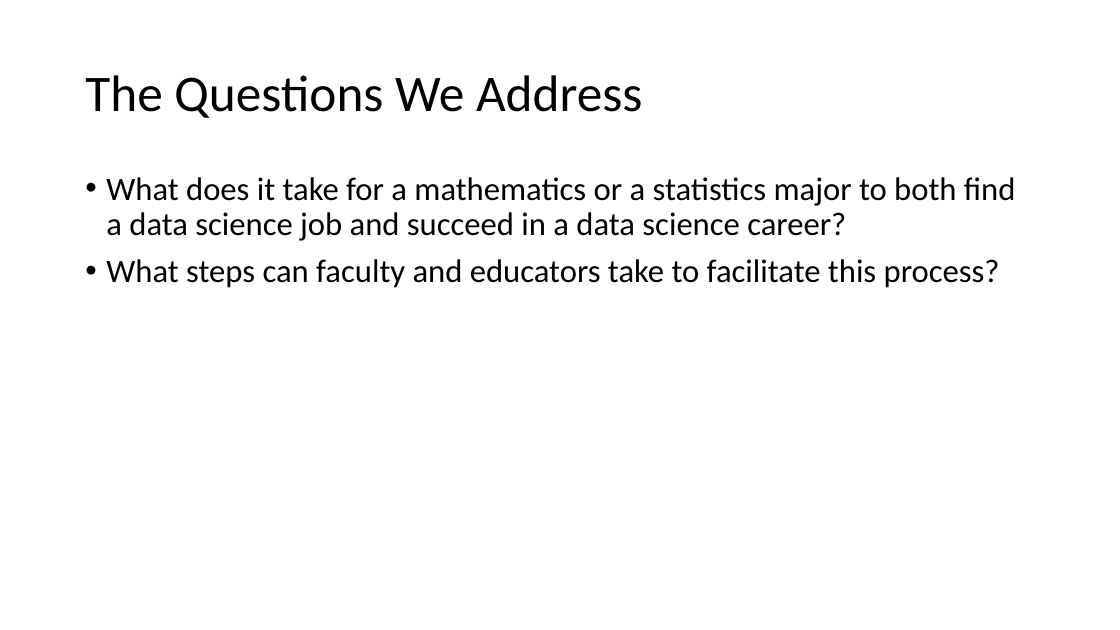
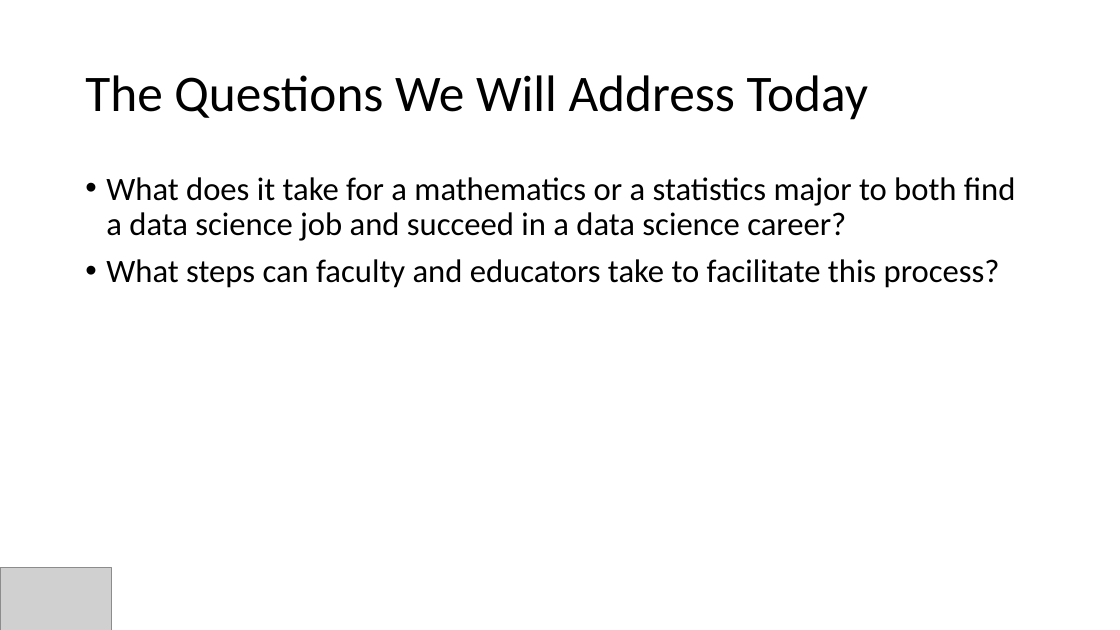
Before and after one commit to paulraff/2016JointMeetings, a slide deck: slide 9 of Preparing Mathematicians for Data Science Careers - 2.pptx (slide 5 before the commit). Drawn at 1120x630 pixels with LibreOffice and Linux fonts; fonts in the diff are those of the drawing; grey boxes stand for pictures. Boxes give left, top, right and bottom in pixels: in the first picture for what was removed or moved away, otherwise in the second. Text is boxed around its words. In the diff, an @@ line names an element or a change of style, - is before the commit and + after.

```diff
--- a/Preparing Mathematicians for Data Science Careers - 2.pptx
+++ b/Preparing Mathematicians for Data Science Careers - 2.pptx
@@ title at (85,75,868,120): text changed @@
-The Questions We Address
+The Questions We Will Address Today
@@ picture added at (0,568,111,630) @@
```
Also in this commit, not shown: 24 other slides changed, 6 slides added, 1 slide removed.
